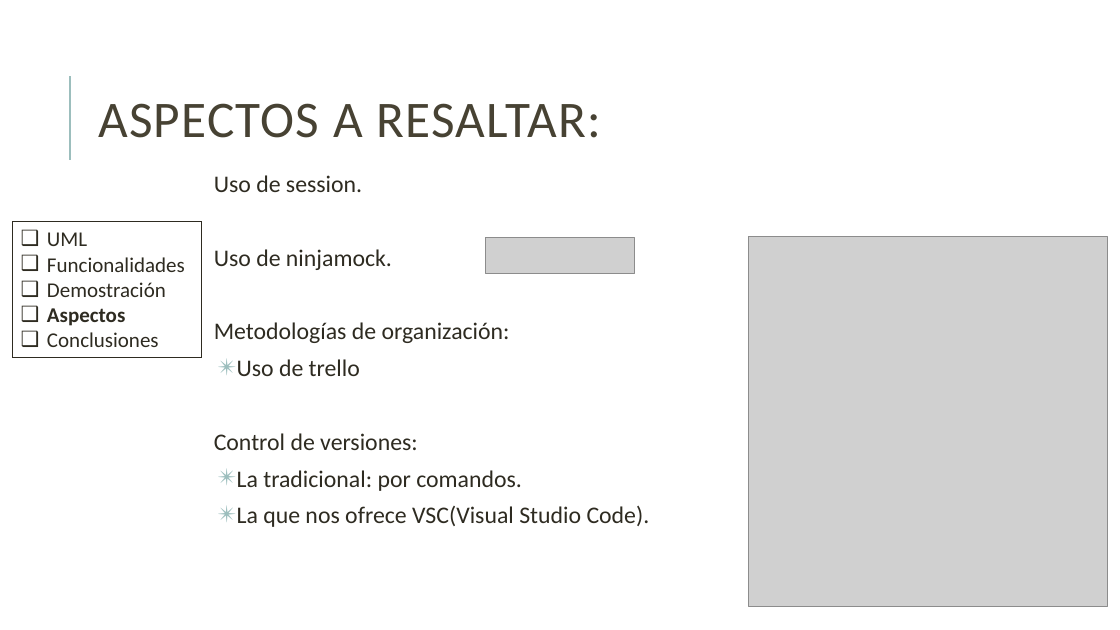
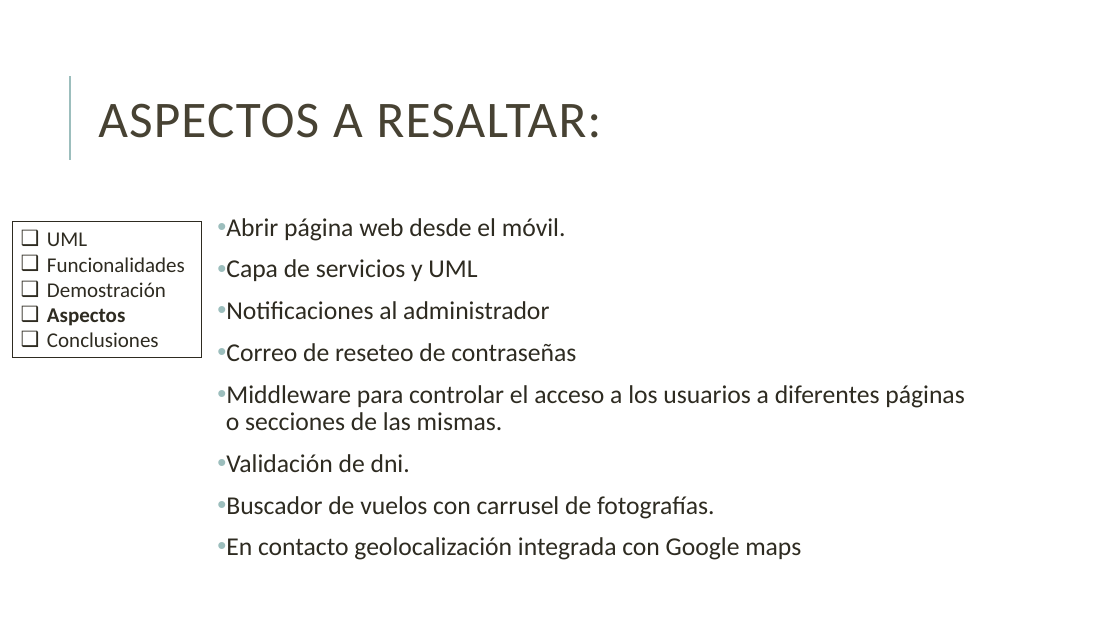
Before and after one commit to danielallhoff/M17-G4-AirDSS, a slide deck: slide 6 of AIRDSS.pptx. Drawn at 1120x630 pixels with LibreOffice and Linux fonts; fonts in the diff are those of the drawing; grey boxes stand for pictures. Boxes give left, top, right and bottom in pixels: in the first picture for what was removed or moved away, otherwise in the second. Text is boxed around its words. In the diff, an @@ line names an element or a change of style, - is before the commit and + after.

Commit message:
modificación

```diff
--- a/AIRDSS.pptx
+++ b/AIRDSS.pptx
@@ text removed at [214, 175, 650, 527] @@
-  Uso de session.
-  Uso de ninjamock.
-  Metodologías de organización:
-  ✴ Uso de trello
-  Control de versiones:
-  ✴ La tradicional: por comandos.
-  ✴ La que nos ofrece VSC(Visual Studio Code).
@@ text added at [226, 218, 964, 560], 22 pt, text #2E2B21 @@
+• Abrir página web desde el móvil.
+• Capa de servicios y UML
+• Notificaciones al administrador
+• Correo de reseteo de contraseñas
+• Middleware para controlar el acceso a los usuarios a diferentes páginas o secciones de las mismas.
+• Validación de dni.
+• Buscador de vuelos con carrusel de fotografías.
+• En contacto geolocalización integrada con Google maps
@@ picture removed at [486, 238, 634, 274] @@
@@ picture removed at [749, 237, 1107, 607] @@
```
